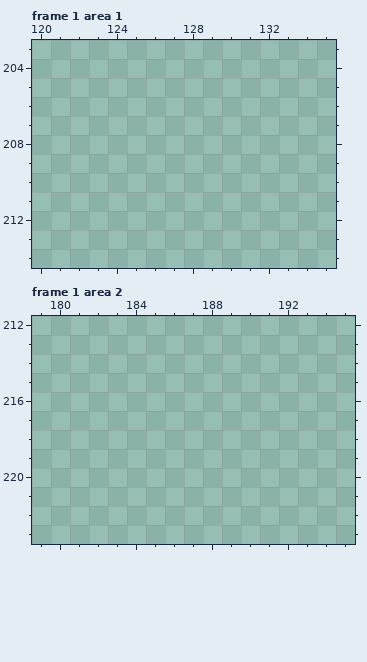
Pixel-art file -- Character_Sheet_001.aseprite. Above: the version before the commit.
512x256 pixels, 12 frames. Colours within 5 levels of each other are drawn and written as one. Shown: frame 1 area 1: x 120..135, y 203..214; frame 1 area 2: x 179..195, y 212..223. The commit also changed other frames or places, which this record leaves out.
Visible layers, top first: "Layer 3", "Layer 2" opacity 78%, "Layer 1".
Palette (. is transparent): 
After the commit:
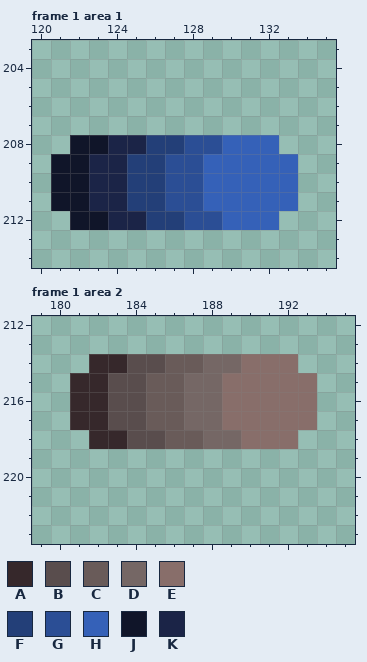
Colours new in this view: A #36282b  B #594d4d  C #695b59  D #756765  E #886e6a  F #233f78  G #2b4e95  H #3561b8  J #101529  K #1b2447
Difference:
Changed rows in their new state; - is an unchanged pixel.
Frame 1 area 1, layer "Leaves":
first column x 121:
208 -JJKKFFGGHHH-
209 JJKKFFGGHHHHH
210 JJKKFFGGHHHHH
211 JJKKFFGGHHHHH
212 -JJKKFFGGHHH-
Frame 1 area 2, layer "Trunk":
first column x 181:
214 -AABBCCDDEEE-
215 AABBCCDDEEEEE
216 AABBCCDDEEEEE
217 AABBCCDDEEEEE
218 -AABBCCDDEEE-
